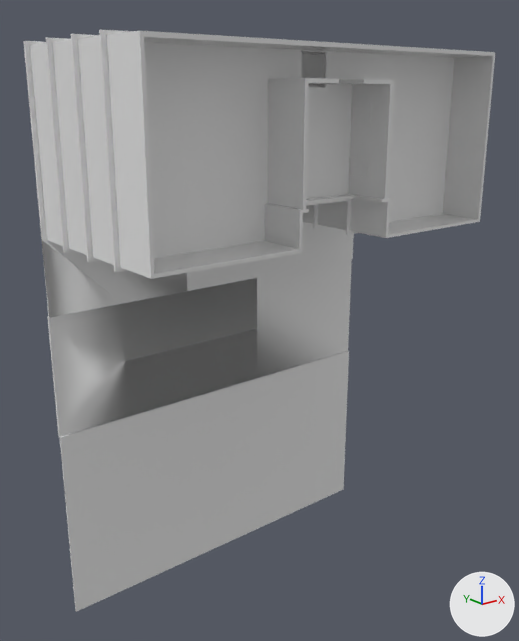
The OBJ model simulations/deliverybot_simulations/models/complex_1/building_set2.obj as it was, and as the next commit left it.
Rendered twice from a camera (50 mm lens) standing at (-39.1, -54.3, -1.8) and looking at (-0.8, -6.4, -21.0). Every picture has the same lights, and +X, +Y and +Z are marked at lower right. Where no turn or scale is listed for an object, it has been applied to the vertices. Vertices at the same position are counted once.

In view in the first picture: 'Floor_1_Plane.002', 'Floor_2_Plane.003', 'Floor_3_Plane.004', 'Lobby_Plane'.
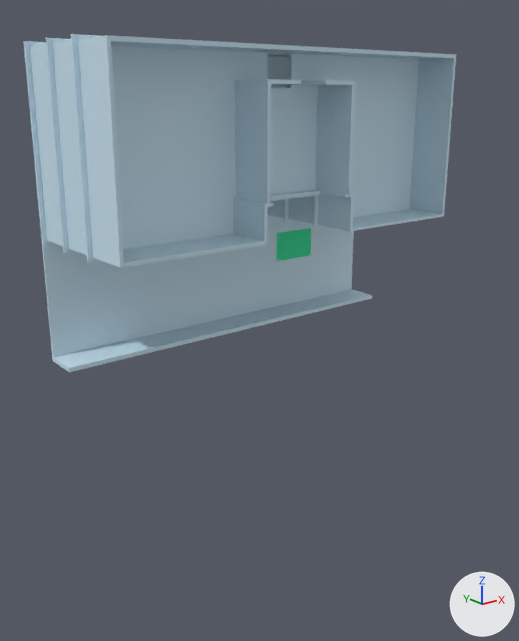
Pixel boxes (x1, y1, x2, y2) of what changed, in the pictures (519 x 641 px; the box of a moved part takes in the faces that stretch with it):
'Lobby_Plane', deleted
    before: (24, 41, 354, 612)
'Floor_3_Plane.004', deleted
    before: (99, 29, 495, 279)
'Lobby_Plane.001', added (blue)
    after: (24, 41, 372, 372)
    faces in mat_id10_002 (blue #cee9f6): (24, 41, 372, 372)
    faces in mat_material (green #00e79b): (276, 228, 311, 262)
part 1 of me_floor_1_plane_002, cut back
    before: (46, 37, 314, 255)
    after: (46, 38, 314, 255)
part 2 of me_floor_1_plane_002, recoloured (blue)
    after: (267, 54, 291, 86)
part 3 of me_floor_2_plane_003, moved or reshaped
    before: (71, 34, 346, 262)
    after: (71, 34, 456, 267)
part 4 of me_floor_2_plane_003, recoloured (white to blue)
    before: (301, 51, 352, 168)
    after: (107, 41, 456, 268)

Edits to the bpy script that builds the scene:
```text
Add mat_id10_001:
    mat_id10_001 = principled_material('ID10.001')
    mat_id10_001.base_color = (0.616, 0.812, 0.925)  # blue #cee9f6
    mat_id10_001.roughness = 0.526
Add mat_id10:
    mat_id10 = principled_material('ID10')
    mat_id10.base_color = (0.616, 0.812, 0.925)  # blue #cee9f6
    mat_id10.roughness = 0.526
Change me_floor_1_plane_002:
    remove me_floor_1_plane_002.from_pydata(...)  # 1181 vertices, 1095 faces; spans x -17.5..17.5, y -8.0..-3.8, z -13.1..2.0
    add me_floor_1_plane_002.from_pydata(...)  # 1178 vertices, 841 faces, 3 loose edges; spans x -17.5..17.5, y -8.0..-3.8, z -13.1..1.9
    me_floor_1_plane_002 part 1
    127 vertices are removed from x -17.5..17.5, y -8.0..-3.8, z -12.5..2.0
    359 faces are deleted
    71 vertices are added at x -17.5..17.5, y -8.0..-3.8, z -12.6..1.9
    32 new vertices lie (0.0, 0.0, 0.7) away from vertices in x -17.5..17.5, y -8.0..-3.8, z -8.1..1.2
    10 new vertices lie (0.0, 0.0, -0.8) away from vertices in x -17.5..17.5, y -8.0..-3.9, z -6.6..-1.6
    5 new vertices lie (5.1, 0.0, 0.0) away from vertices in x -16.9..11.8, y -4.0, z 1.6..1.9
    6 new vertices lie (3.1, 0.0, 0.0) away from vertices in x -3.9..0.8, y -5.0..-3.8, z -9.6..1.9
    3 loose edges are added
    105 new faces join them
    me_floor_1_plane_002 part 2: 736 faces spanning x -17.5..17.5, y -8.0..-3.8, z -13.1..1.3 switch from mat_none (white #e7e7e7) to mat_id10 (blue #cee9f6)
Change me_floor_2_plane_003:
    remove me_floor_2_plane_003.from_pydata(...)  # 1181 vertices, 1095 faces; spans x -17.5..17.5, y -12.0..-7.8, z -13.0..2.0
    add me_floor_2_plane_003.from_pydata(...)  # 1178 vertices, 841 faces, 3 loose edges; spans x -17.5..17.5, y -12.0..-7.8, z -13.1..1.9
    me_floor_2_plane_003 part 3: 161 vertices removed from x -17.5..17.5, y -12.0..-7.8, z -13.0..2.0; 158 vertices added at x -17.5..17.5, y -12.0..-7.8, z -13.1..1.9
    me_floor_2_plane_003 part 4: 718 faces spanning x -17.5..17.5, y -12.0..-7.8, z -12.8..1.3 switch from mat_none (white #e7e7e7) to mat_id10_001 (blue #cee9f6)
Remove ob_floor_3_plane_004:
    ob_floor_3_plane_004 = bpy.data.objects.new('Floor_3_Plane.004', me_floor_3_plane_004)
Remove ob_lobby_plane:
    ob_lobby_plane = bpy.data.objects.new('Lobby_Plane', me_lobby_plane)
Add ob_lobby_plane_001:
    ob_lobby_plane_001 = bpy.data.objects.new('Lobby_Plane.001', me_lobby_plane_001)  # 1205 vertices, 870 faces, 3 loose edges; spans x -17.5..17.5, y -4.0..0.2, z -22.9..1.9; in mat_id10_002 (blue #cee9f6), mat_material (green #00e79b)
    ob_lobby_plane_001.location = (0.0, 0.0, 0.0)
Add ob_cylinder_003_cylinder_004:
    ob_cylinder_003_cylinder_004 = bpy.data.objects.new('Cylinder.003_Cylinder.004', me_cylinder_003_cylinder_004)  # 64 vertices, 34 faces; spans x 6.66..6.764, y -0.6..0.141, z -15.416..-15.311; in mat_none (white #e7e7e7)
    ob_cylinder_003_cylinder_004.location = (0.0, 0.0, 0.0)
Add ob_cylinder_002_cylinder_003:
    ob_cylinder_002_cylinder_003 = bpy.data.objects.new('Cylinder.002_Cylinder.003', me_cylinder_002_cylinder_003)  # 64 vertices, 34 faces; spans x 10.902..11.006, y -0.6..0.141, z -15.416..-15.311; in mat_none (white #e7e7e7)
    ob_cylinder_002_cylinder_003.location = (0.0, 0.0, 0.0)
Add ob_cylinder_001_cylinder_002:
    ob_cylinder_001_cylinder_002 = bpy.data.objects.new('Cylinder.001_Cylinder.002', me_cylinder_001_cylinder_002)  # a 32-sided cylinder along y spanning x 6.66..6.764, y -0.6..0.141, z -17.653..-17.549; in mat_none (white #e7e7e7)
    ob_cylinder_001_cylinder_002.location = (0.0, 0.0, 0.0)
Add ob_cylinder:
    ob_cylinder = bpy.data.objects.new('Cylinder', me_cylinder)  # a 32-sided cylinder along y spanning x 10.902..11.006, y -0.6..0.141, z -17.653..-17.549; in mat_none (white #e7e7e7)
    ob_cylinder.location = (0.0, 0.0, 0.0)
```
